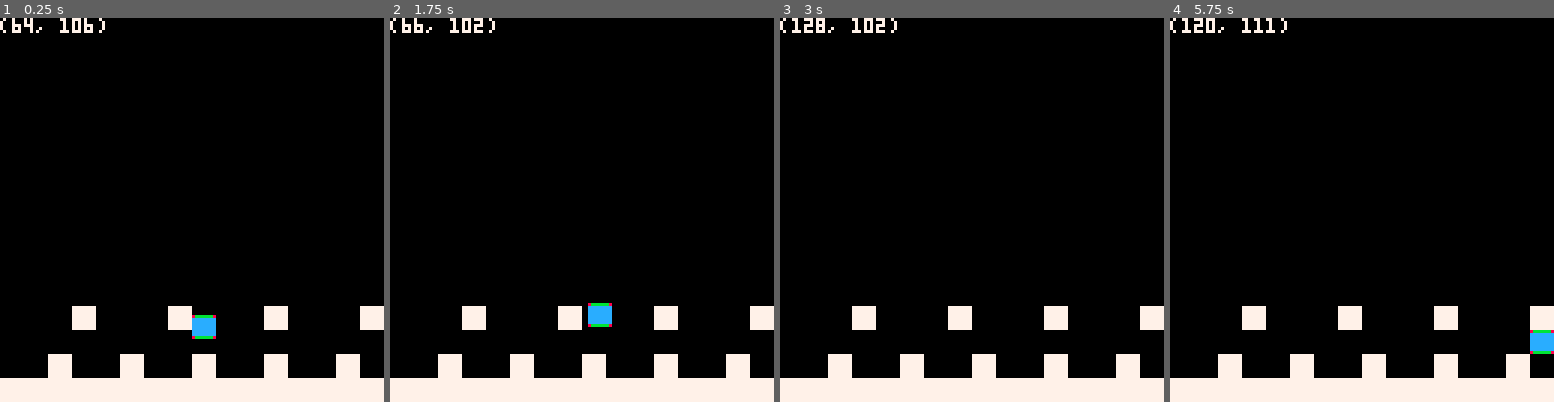
Above: before the commit, frames 1-4 (left to right).
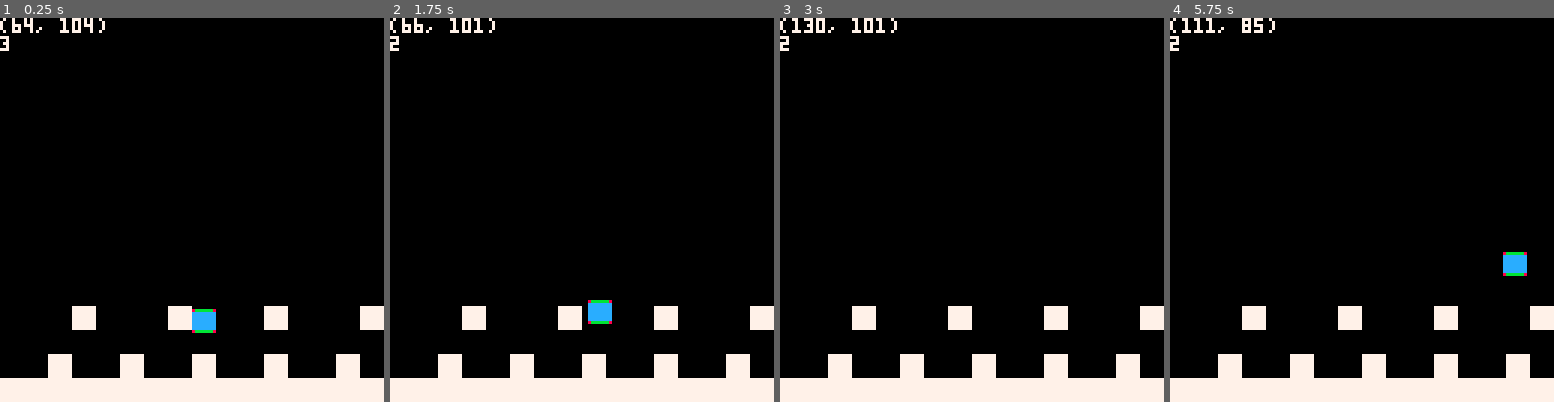
Above: after the commit, the same moments.

Repository: jaredkrinke/p8-tower
Game: PICO-8 cartridge tower.p8
Two runs of this game, one before a commit and one after it. Both use one fixed random seed, a clock stepped at 60 frames per second and the inputs below.
Inputs:
- Up to frame 1 (0.25 s): no input
- Up to frame 2 (1.75 s): tap X (X key) at 0.33, 1.07 s; tap O (Z key) at 0.7, 1.7 s; hold Right from 1.6 s (still down)
- Up to frame 3 (3 s): tap X (X key) at 1.85, 2.97 s; release Right at 2.1 s; tap O (Z key) at 2.1, 2.5, 2.9 s; hold Up 2.15-2.42 s; hold Right from 2.47 s (still down)
- Up to frame 4 (5.75 s): release Right at 3.03 s; hold Left 3.08-3.58 s; tap O (Z key) every 0.4 s from 3.3 to 5.7 s; hold Down 3.63-3.97 s; hold Right 4.02-4.68 s; tap X (X key) at 4.08, 5.2 s; hold Up 4.73-5.03 s; hold Left 5.08-5.68 s; hold Down from 5.73 s (still down)

The runs differ from the first frame. In frame 1, 0.4% of the frame differs, in the area x 0-57%, y 0-84%; in frame 2, 0.3%; in frame 3, 0.1%; in frame 4, 1.1%, in the area x 0-100%, y 0-88%.

Commit message:
Track ground state

Diff:
--- a/tower.p8
+++ b/tower.p8
@@ -163,28 +163,45 @@
 
     -- y axis collisions
     self.vy = self.vy + ay
-    self.y = self.y + self.vy
-    local x1, x2, y1, y2 = self:get_bounds_y()
-    local bx1, by1 = world:to_map(x1, y1)
-    local bx2, by2 = world:to_map(x2, y2)
-    -- todo: squish
-    for i=1, 2 do
-        local by = nil
-        local offset = nil
-        if i == 1 then
-            by, offset = by1, 8 + self.h - 1
-        else
-            by, offset = by2, -1
-        end
-
-        for bx=bx1, bx2 do
-            if world:get(bx, by) ~= 0 then
-                self.vy = 0
-                local bxw, byw = world:from_map(bx, by)
-                self.y = byw + offset
-                self.state = i == 1 and player_states.falling or player_states.on_ground
-                break
-            end
+    if abs(self.vy) >= 1 then
+        self.y = self.y + self.vy
+        local x1, x2, y1, y2 = self:get_bounds_y()
+        local bx1, by1 = world:to_map(x1, y1)
+        local bx2, by2 = world:to_map(x2, y2)
+        local on_ceiling = false
+        local on_ground = false
+        for i=1, 2 do
+            local by = nil
+            local offset = nil
+            if i == 1 then
+                by, offset = by1, 8 + self.h - 1
+            else
+                by, offset = by2, -1
+            end
+
+            for bx=bx1, bx2 do
+                if world:get(bx, by) ~= 0 then
+                    self.vy = 0
+                    local bxw, byw = world:from_map(bx, by)
+                    self.y = byw + offset
+                    if i == 1 then
+                        on_ceiling = true
+                    else
+                        on_ground = true
+                    end
+                    break
+                end
+            end
+        end
+
+        if on_ceiling and on_ground then
+            -- todo: squish
+        elseif on_ceiling then
+            self.state = player_states.falling
+        elseif on_ground then
+            self.state = player_states.on_ground
+        elseif self.state ~= player_states.jumping then
+            self.state = player_states.falling
         end
     end
 
@@ -245,5 +262,8 @@
     world:draw()
     player:draw()
 
-    print("(" .. flr(player.x) .. ", " .. flr(player.y) .. ")", 0, 0, colors.white)
-end
+    cursor(0, 0)
+    color(colors.white)
+    print("(" .. flr(player.x) .. ", " .. flr(player.y) .. ")")
+    print("" .. player.state)
+end
